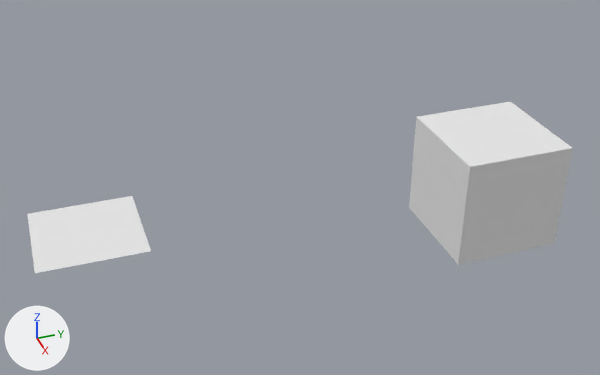
Renders of the Blender file models/cube.blend from each side of a commit.
Before and after are seen from a 50 mm lens placed at (11.42, -7.62, 7.79), pointed at (-0.88, -3.33, 0.0). The axes (+X, +Y, +Z) are drawn at lower left. The lights are the same throughout.
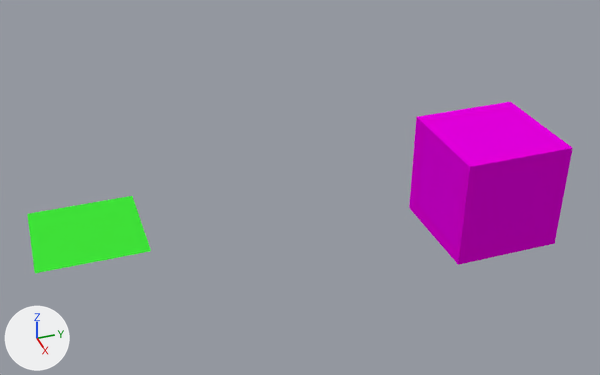
Commit message: Adding support for material parsing.

Location of each change, (x1, y1, x2, y2) in pixels of the pictures (600 x 375 px):
'Cube', recoloured (white to pink): (409, 102, 573, 265) in both
'Plane', recoloured (white to green): (27, 196, 151, 273) in both

The change, as a diff of the scene's bpy script:
```diff
--- a/models/cube.blend.py
+++ b/models/cube.blend.py
@@ mat_material_001 @@
 mat_material_001 = diffuse_material('Material.001')
-mat_material_001.base_color = (0.8, 0.8, 0.8)  # white #e7e7e7
+mat_material_001.base_color = (0.0525, 0.8, 0.0415)  # green #41e739
@@ mat_material @@
 mat_material = diffuse_material('Material')
-mat_material.base_color = (0.8, 0.8, 0.8)  # white #e7e7e7
+mat_material.base_color = (0.8, 0.0, 0.744)  # pink #e700e0
```
